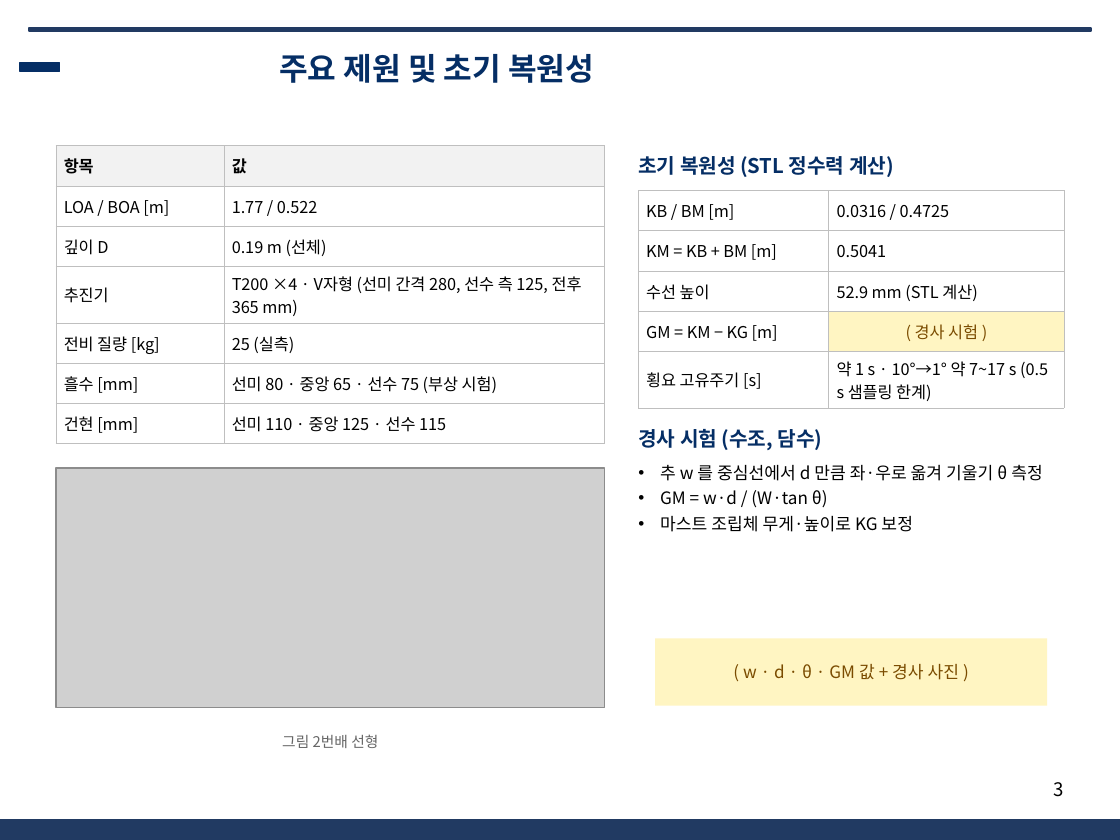
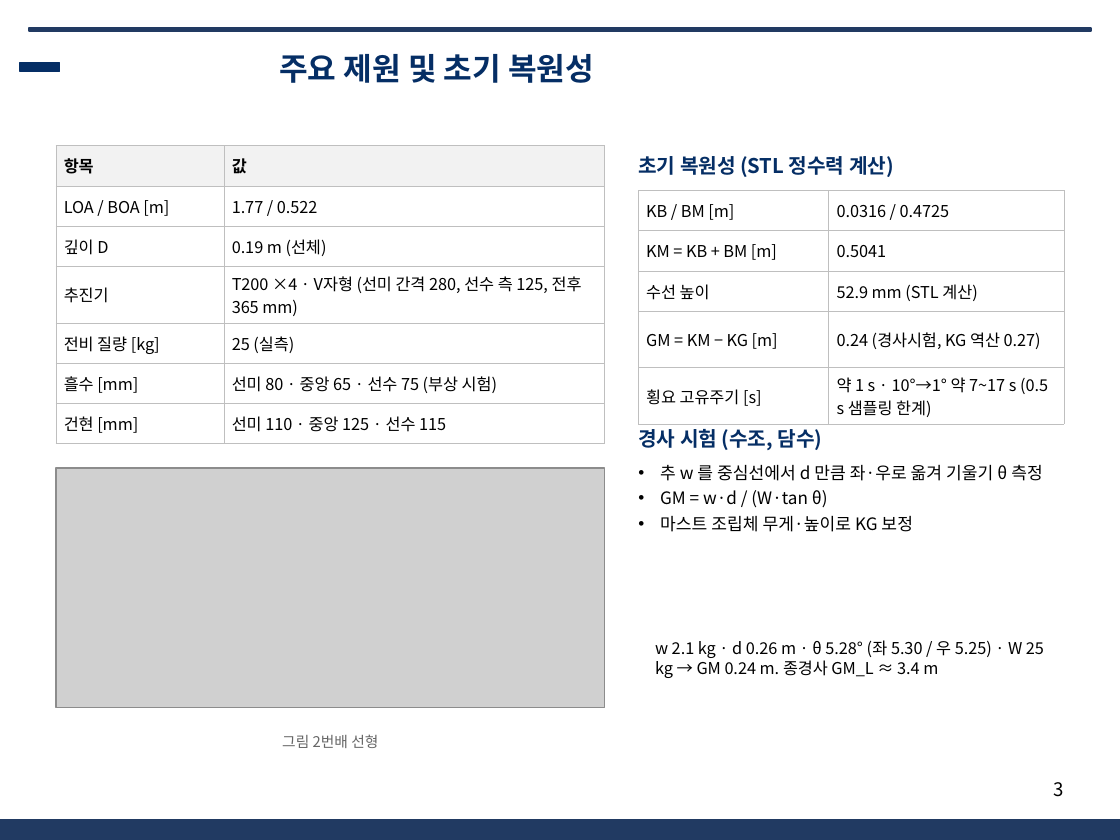
Before and after one commit to unmatsutake377-rgb/ros2_ws, a slide deck: slide 3 of docs/전달용/보고서_분담/발표자료_SSF_B.pptx. Drawn at 1120x840 pixels with LibreOffice and Linux fonts; fonts in the diff are those of the drawing; grey boxes stand for pictures; background and template pictures are left out. Boxes give left, top, right and bottom in pixels: in the first picture for what was removed or moved away, otherwise in the second. Text is boxed around its words. In the diff, an @@ line names an element or a change of style, - is before the commit and + after.

```diff
--- a/docs/전달용/보고서_분담/발표자료_SSF_B.pptx
+++ b/docs/전달용/보고서_분담/발표자료_SSF_B.pptx
@@ table at (x1=638, y1=190, x2=1064, y2=421) @@
-row 4, column 2: ( 경사 시험 )
+row 4, column 2: 0.24 (경사시험, KG 역산 0.27)
@@ fill #FFF5C2 to none in row 4, column 2 @@
@@ text at (x1=655, y1=640, x2=1044, y2=678): text changed; size 11 to 10.5 pt; text colour #7A4B00 to #000000 @@
-( w · d · θ · GM 값 + 경사 사진 )
+w 2.1 kg · d 0.26 m · θ 5.28° (좌 5.30 / 우 5.25) · W 25 kg → GM 0.24 m. 종경사 GM_L ≈ 3.4 m
@@ text "w 2.1 kg · d ..." moved from (x1=655, y1=638, x2=1047, y2=706) to (x1=655, y1=640, x2=1044, y2=678) @@
@@ text "w 2.1 kg · d ..." at (x1=655, y1=640, x2=1044, y2=678): vertical alignment middle to top; fill #FFF5C2 to none @@
```
Also in this commit, not shown: 1 other slide changed, 10 other files.
